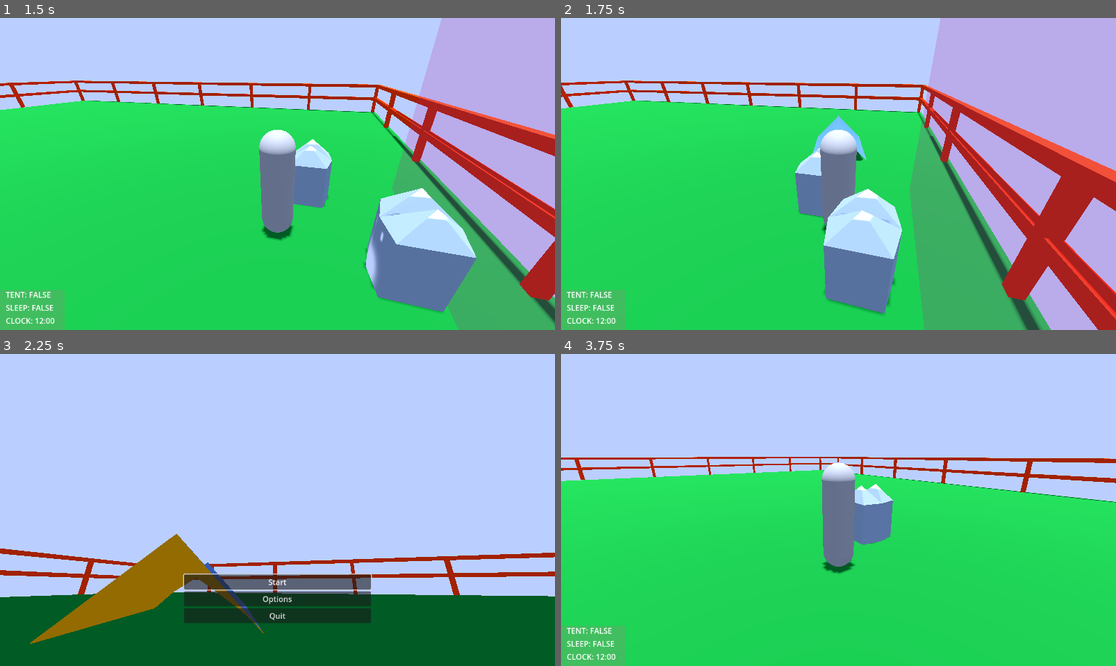
Above: before the commit, frames 1-4 (two rows, left to right).
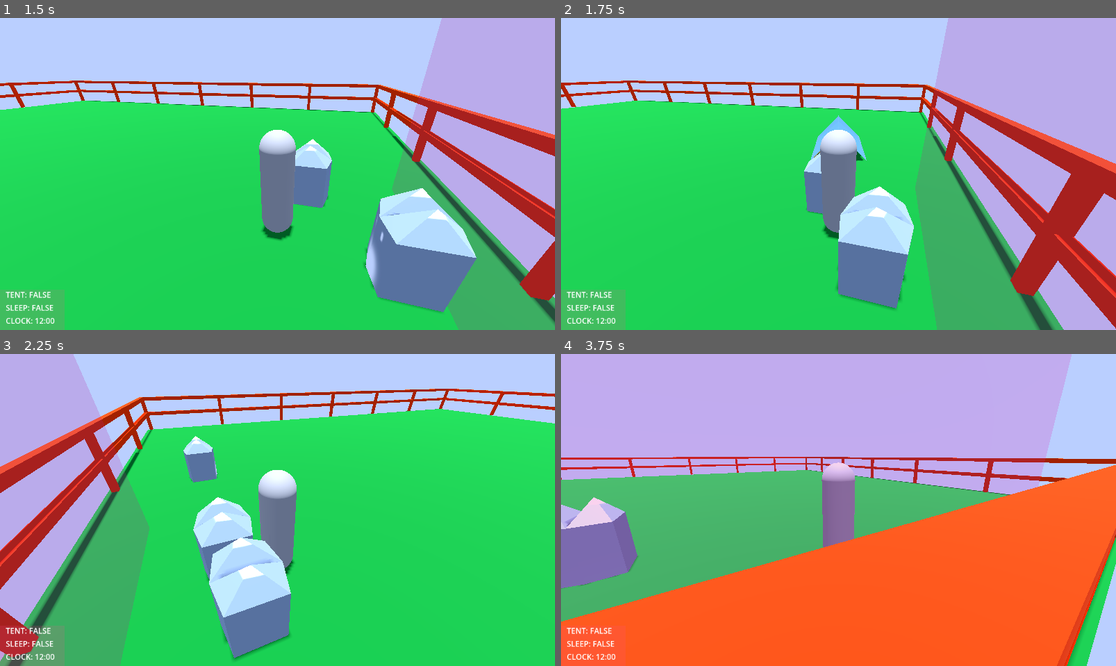
Above: after the commit, the same moments.

Repository: Wake1st/CritterCamper
Game: Godot game, scene res://levels/game_manager.tscn
Two runs of this game, one before a commit and one after it. Both use one fixed random seed, a clock stepped at 60 frames per second and the inputs below.
Inputs (mouse positions are in pixels of both pictures, inside the frame that each line leads up to):
- Up to frame 1 (1.5 s): click "Start" at 0.5 s; move the mouse to (399, 158) at 1.27 s; hold D (right) from 1.28 s (still down); tap E (action) at 1.35 s
- Up to frame 2 (1.75 s): keep holding D (right); tap Z (build) at 1.55 s
- Up to frame 3 (2.25 s): move the mouse to (166, 525) at 2.02 s; release D (right) at 2.03 s; hold S (backward) from 2.03 s (still down); tap Z (build) at 2.1 s
- Up to frame 4 (3.75 s): tap E (action) at 2.3, 3.6 s; release S (backward) at 2.75 s; click (838, 581) at 2.75 s, where only the run before the commit has a clickable "Start"; move the mouse to (894, 441) at 3.52 s; hold D (right) from 3.53 s (still down)

Frame 1 is identical in both runs. In frame 2, 12% of the frame differs, in the area x 0-100%, y 0-100%; in frame 3, 83%; in frame 4, 95%.

Commit message:
update - sleep in tent

Diff:
--- a/levels/assets/barrier.tscn
+++ b/levels/assets/barrier.tscn
@@ -13,6 +13,7 @@
 size = Vector3(10, 2, 0.2)
 
 [node name="Barrier" type="StaticBody3D"]
+collision_layer = 2
 
 [node name="Mesh" type="Node3D" parent="."]
 
--- a/player/interaction_field.gd
+++ /dev/null
@@ -1,14 +0,0 @@
-extends Area3D
-
-
-var interactables:Dictionary
-
-
-func _on_body_entered(body):
-	var interactable = body.get_parent()
-	interactables[interactable.name] = interactable
-
-
-func _on_body_exited(body):
-	var interactable = body.get_parent()
-	interactables[interactable.name] = null
--- a/player/interaction_field.tscn
+++ /dev/null
@@ -1,18 +0,0 @@
-[gd_scene load_steps=3 format=3 uid="uid://bixb85us3f4dv"]
-
-[ext_resource type="Script" path="res://player/interaction_field.gd" id="1_fp2bl"]
-
-[sub_resource type="CylinderShape3D" id="CylinderShape3D_yyicv"]
-radius = 1.6
-
-[node name="InteractionField" type="Area3D"]
-collision_layer = 0
-collision_mask = 2
-script = ExtResource("1_fp2bl")
-
-[node name="CollisionShape3D" type="CollisionShape3D" parent="."]
-transform = Transform3D(1, 0, 0, 0, 1, 0, 0, 0, 1, 0, 1, -2)
-shape = SubResource("CylinderShape3D_yyicv")
-
-[connection signal="body_entered" from="." to="." method="_on_body_entered"]
-[connection signal="body_exited" from="." to="." method="_on_body_exited"]
--- a/player/player.gd
+++ b/player/player.gd
@@ -13,6 +13,10 @@
 
 @export var controlCapture:Controls
 
+var nearTent:=false
+var sleepPosition:Node3D
+var exitPosition:Node3D
+
 
 var sleeping:= false:
 	get:
@@ -21,9 +25,13 @@
 		sleeping = value
 		if sleeping:
 			emit_signal("asleep")
+			global_position = sleepPosition.global_position
+			transform.basis = transform.basis.orthonormalized()
 			Engine.time_scale = 60
 		else:
 			emit_signal("awake")
+			global_position = exitPosition.global_position
+			transform.basis = transform.basis.orthonormalized()
 			Engine.time_scale = 1
 
 
@@ -35,7 +43,16 @@
 			sleeping = false
 		else:
 			return
+	else:
+		move_player(delta, controls)
 
+		build(controls)
+
+		if nearTent and controls.action:
+			sleeping = true
+
+
+func move_player(delta:float, controls:Controls):
 	rotation.y = controls.rotation.x * rotMag.y
 	$CameraPivot.rotation.x = controls.rotation.y * rotMag.x
 	$CameraPivot.rotation_degrees.x = clamp(
@@ -47,6 +64,8 @@
 	velocity = global_transform.basis * controls.direction * speed * delta
 	move_and_slide()
 
+
+func build(controls:Controls):
 	if controls.buildMode:
 		%BuildPoint.placing = !%BuildPoint.placing
 
--- a/player/player.tscn
+++ b/player/player.tscn
@@ -1,10 +1,9 @@
-[gd_scene load_steps=8 format=3 uid="uid://b5bboklyil8t1"]
+[gd_scene load_steps=7 format=3 uid="uid://b5bboklyil8t1"]
 
 [ext_resource type="Script" path="res://player/player.gd" id="1_gnnkl"]
 [ext_resource type="Script" path="res://player/Controls.gd" id="2_gn764"]
 [ext_resource type="PackedScene" uid="uid://bx35sf76rnqel" path="res://player/build_point.tscn" id="3_vpepl"]
 [ext_resource type="PackedScene" uid="uid://dvauc7nyk0at6" path="res://ui_feedback.tscn" id="4_2ljgh"]
-[ext_resource type="PackedScene" uid="uid://bixb85us3f4dv" path="res://player/interaction_field.tscn" id="5_lvs8w"]
 
 [sub_resource type="CapsuleShape3D" id="CapsuleShape3D_ej6jw"]
 radius = 0.4
@@ -13,6 +12,7 @@
 radius = 0.3
 
 [node name="Character" type="CharacterBody3D" node_paths=PackedStringArray("controlCapture")]
+collision_mask = 6
 script = ExtResource("1_gnnkl")
 controlCapture = NodePath("Controls")
 
@@ -38,8 +38,6 @@
 
 [node name="UIFeedback" parent="." instance=ExtResource("4_2ljgh")]
 
-[node name="InteractionField" parent="." instance=ExtResource("5_lvs8w")]
-
 [connection signal="asleep" from="." to="UIFeedback" method="_on_character_asleep"]
 [connection signal="awake" from="." to="UIFeedback" method="_on_character_awake"]
 [connection signal="placed_item" from="BuildPoint" to="UIFeedback" method="_on_build_point_placed_item"]
--- /dev/null
+++ b/tent/interaction_field.gd
@@ -0,0 +1,34 @@
+extends Area3D
+
+
+@export var tent:Node3D
+
+
+func _on_body_entered(body):
+	if tent.blueprint:
+		return
+
+	display("sleep")
+	print(body.name)
+	body.nearTent = true
+	body.sleepPosition = tent.sleepPosition
+	body.exitPosition = tent.exitPosition
+
+
+func _on_body_exited(body):
+	if tent.blueprint:
+		return
+
+	display("")
+	body.nearTent = false
+	body.sleepPosition = Node3D.new()
+	body.exitPosition = Node3D.new()
+
+
+func display(msg:String):
+	if msg == "":
+		$UI/ClosestInteractable.visible = false
+		$UI/ClosestInteractable.text = ""
+	else:
+		$UI/ClosestInteractable.visible = true
+		$UI/ClosestInteractable.text = msg
--- /dev/null
+++ b/tent/interaction_field.tscn
@@ -0,0 +1,39 @@
+[gd_scene load_steps=3 format=3 uid="uid://d1qorxofttse5"]
+
+[ext_resource type="Script" path="res://tent/interaction_field.gd" id="1_iohgi"]
+
+[sub_resource type="CylinderShape3D" id="CylinderShape3D_yyicv"]
+radius = 3.0
+
+[node name="InteractionField" type="Area3D"]
+collision_layer = 0
+script = ExtResource("1_iohgi")
+
+[node name="CollisionShape3D" type="CollisionShape3D" parent="."]
+transform = Transform3D(1, 0, 0, 0, 1, 0, 0, 0, 1, 0, 1, 0)
+shape = SubResource("CylinderShape3D_yyicv")
+
+[node name="UI" type="Control" parent="."]
+layout_mode = 3
+anchors_preset = 15
+anchor_right = 1.0
+anchor_bottom = 1.0
+grow_horizontal = 2
+grow_vertical = 2
+
+[node name="ClosestInteractable" type="Label" parent="UI"]
+layout_mode = 1
+anchors_preset = 8
+anchor_left = 0.5
+anchor_top = 0.5
+anchor_right = 0.5
+anchor_bottom = 0.5
+offset_left = -111.0
+offset_top = -11.5
+offset_right = 111.0
+offset_bottom = 11.5
+grow_horizontal = 2
+grow_vertical = 2
+
+[connection signal="body_entered" from="." to="." method="_on_body_entered"]
+[connection signal="body_exited" from="." to="." method="_on_body_exited"]
--- a/tent/tent.gd
+++ b/tent/tent.gd
@@ -1,21 +1,16 @@
 extends Node3D
 
 
-var blueprint:= false:
-	get:
-		return blueprint
-	set(value):
-		blueprint = value
-		if blueprint:
-			set_collision_layers(false)
-		else:
-			set_collision_layers(true)
+var blueprint:= true
 
 
-func _ready():
-	blueprint = false
+var sleepPosition:Node3D:
+	get:
+		sleepPosition = $SleepPosition
+		return sleepPosition
 
 
-func set_collision_layers(value:bool):
-	$StaticBody3D.set_collision_layer_value(1, value)
-	$StaticBody3D.set_collision_layer_value(2, value)
+var exitPosition:Node3D:
+	get:
+		exitPosition = $ExitPosition
+		return exitPosition
--- a/tent/tent.tscn
+++ b/tent/tent.tscn
@@ -1,8 +1,9 @@
-[gd_scene load_steps=6 format=3 uid="uid://ufpeap5elo87"]
+[gd_scene load_steps=7 format=3 uid="uid://ufpeap5elo87"]
 
 [ext_resource type="Material" uid="uid://co3h6ebds5vau" path="res://tent/tent.tres" id="1_74x1s"]
 [ext_resource type="Script" path="res://tent/tent.gd" id="1_qua20"]
 [ext_resource type="PackedScene" uid="uid://bfbkknd0t7fyj" path="res://tent/tent.glb" id="2_mlfni"]
+[ext_resource type="PackedScene" uid="uid://d1qorxofttse5" path="res://tent/interaction_field.tscn" id="4_6s5qi"]
 
 [sub_resource type="PrismMesh" id="PrismMesh_y4ne5"]
 size = Vector3(2, 1.4, 3)
@@ -20,7 +21,7 @@
 surface_material_override/0 = ExtResource("1_74x1s")
 
 [node name="StaticBody3D" type="StaticBody3D" parent="."]
-collision_layer = 3
+collision_layer = 2
 collision_mask = 0
 
 [node name="CollisionShape3D" type="CollisionShape3D" parent="StaticBody3D"]
@@ -28,3 +29,12 @@
 
 [node name="tent" parent="." instance=ExtResource("2_mlfni")]
 transform = Transform3D(1, 0, 0, 0, 1, 0, 0, 0, 1, 0, -0.00038445, 0)
+
+[node name="SleepPosition" type="Node3D" parent="."]
+
+[node name="ExitPosition" type="Node3D" parent="."]
+transform = Transform3D(-1, 0, -8.74228e-08, 0, 1, 0, 8.74228e-08, 0, -1, 0, 0, 2)
+
+[node name="InteractionField" parent="." node_paths=PackedStringArray("tent") instance=ExtResource("4_6s5qi")]
+unique_name_in_owner = true
+tent = NodePath("..")
Not shown: 1 places in levels/game_manager.tscn that only renumber resources
